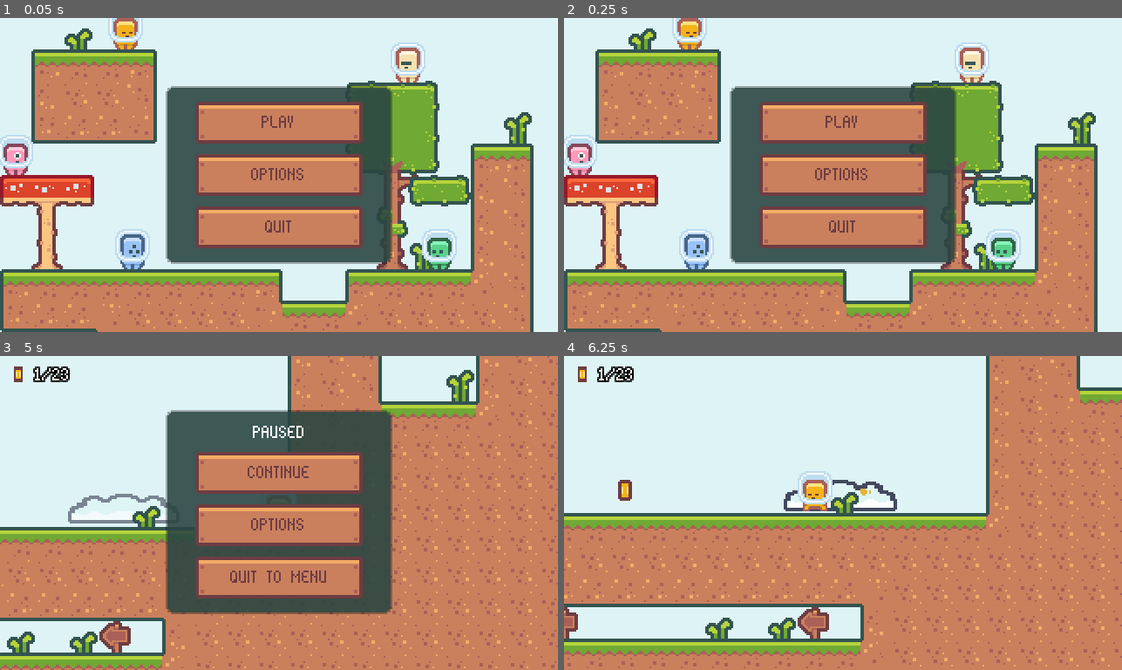
Above: before the commit, frames 1-4 (two rows, left to right).
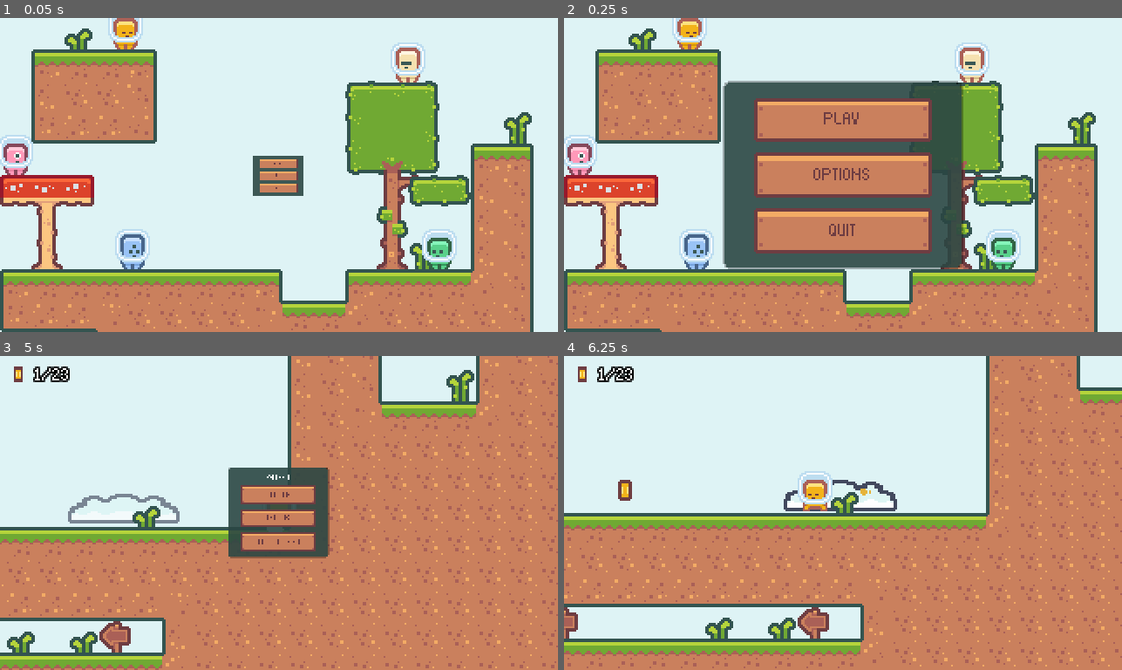
Above: after the commit, the same moments.

Repository: Yrainyw/2D-Platformer
Game: Godot game, scene res://Scenes/UI/mainMenu.tscn
Same seed, same stepped clock (60 frames per second), same inputs: the game is played once before the commit and once after it.
Inputs (mouse positions are in pixels of both pictures, inside the frame that each line leads up to):
- Up to frame 1 (0.05 s): no input
- Up to frame 2 (0.25 s): no input
- Up to frame 3 (5 s): click "PLAY" at 0.5 s; move the mouse to (401, 497) at 1.27 s; hold D (move_right) 1.28-2.78 s; tap K (dash) every 0.75 s from 1.35 to 4.35 s; tap J (jump) at 1.52, 2.27, 3.77, 4.52 s; move the mouse to (167, 528) at 2.02 s; move the mouse to (334, 443) at 2.77 s; hold A (move_left) 2.78-3.53 s; move the mouse to (251, 575) at 3.52 s; hold D (move_right) from 3.53 s (still down); move the mouse to (446, 560) at 4.27 s; tap Escape (pause) at 4.9 s
- Up to frame 4 (6.25 s): release D (move_right) at 5 s; click "CONTINUE" at 5 s; move the mouse to (675, 465) at 5.77 s; hold A (move_left) from 5.78 s (still down); tap K (dash) at 5.85 s; tap J (jump) at 6.02 s

The runs differ from the first frame. In frame 1, 22% of the frame differs, in the area x 29-71%, y 21-79%; in frame 2, 8.6%; in frame 3, 21%; in frame 4, nothing differs.

Commit message:
Animating UI Panels

Diff:
--- a/Scenes/UI/gameComplete.tscn
+++ b/Scenes/UI/gameComplete.tscn
@@ -1,12 +1,32 @@
-[gd_scene load_steps=5 format=2]
+[gd_scene load_steps=6 format=2]
 
 [ext_resource path="res://Scenes/UI/animatedButton.tscn" type="PackedScene" id=1]
 [ext_resource path="res://Resources/theme.tres" type="Theme" id=3]
 [ext_resource path="res://Scripts/gameComplete.gd" type="Script" id=4]
 [ext_resource path="res://Scenes/UI/menuBackground.tscn" type="PackedScene" id=5]
 
+[sub_resource type="Animation" id=1]
+resource_name = "default"
+length = 0.4
+tracks/0/type = "value"
+tracks/0/path = NodePath("MarginContainer/PanelContainer:rect_scale")
+tracks/0/interp = 2
+tracks/0/loop_wrap = true
+tracks/0/imported = false
+tracks/0/enabled = true
+tracks/0/keys = {
+"times": PoolRealArray( 0, 0.2, 0.3, 0.4 ),
+"transitions": PoolRealArray( 1, 1, 1, 1 ),
+"update": 0,
+"values": [ Vector2( 0, 0 ), Vector2( 1.1, 1.1 ), Vector2( 0.9, 0.9 ), Vector2( 1, 1 ) ]
+}
+
 [node name="GameComplete" type="CanvasLayer"]
 script = ExtResource( 4 )
+
+[node name="AnimationPlayer" type="AnimationPlayer" parent="."]
+autoplay = "default"
+anims/default = SubResource( 1 )
 
 [node name="MenuBackground" parent="." instance=ExtResource( 5 )]
 
@@ -23,6 +43,7 @@
 margin_top = 55.0
 margin_right = 254.0
 margin_bottom = 125.0
+rect_pivot_offset = Vector2( 94, 35 )
 size_flags_horizontal = 4
 size_flags_vertical = 4
 
--- a/Scenes/UI/mainMenu.tscn
+++ b/Scenes/UI/mainMenu.tscn
@@ -1,12 +1,32 @@
-[gd_scene load_steps=5 format=2]
+[gd_scene load_steps=6 format=2]
 
 [ext_resource path="res://Resources/theme.tres" type="Theme" id=1]
 [ext_resource path="res://Scenes/UI/animatedButton.tscn" type="PackedScene" id=2]
 [ext_resource path="res://Scripts/mainMenu.gd" type="Script" id=3]
 [ext_resource path="res://Scenes/UI/menuBackground.tscn" type="PackedScene" id=4]
 
+[sub_resource type="Animation" id=1]
+resource_name = "default"
+length = 0.4
+tracks/0/type = "value"
+tracks/0/path = NodePath("MarginContainer/PanelContainer:rect_scale")
+tracks/0/interp = 2
+tracks/0/loop_wrap = true
+tracks/0/imported = false
+tracks/0/enabled = true
+tracks/0/keys = {
+"times": PoolRealArray( 0, 0.2, 0.3, 0.4 ),
+"transitions": PoolRealArray( 1, 1, 1, 1 ),
+"update": 0,
+"values": [ Vector2( 0, 0 ), Vector2( 1.1, 1.1 ), Vector2( 0.9, 0.9 ), Vector2( 1, 1 ) ]
+}
+
 [node name="MainMenu" type="CanvasLayer"]
 script = ExtResource( 3 )
+
+[node name="AnimationPlayer" type="AnimationPlayer" parent="."]
+autoplay = "default"
+anims/default = SubResource( 1 )
 
 [node name="MenuBackground" parent="." instance=ExtResource( 4 )]
 
@@ -23,6 +43,7 @@
 margin_top = 40.0
 margin_right = 224.0
 margin_bottom = 140.0
+rect_pivot_offset = Vector2( 64, 50 )
 size_flags_horizontal = 4
 size_flags_vertical = 4
 
--- a/Scenes/UI/pauseMenu.tscn
+++ b/Scenes/UI/pauseMenu.tscn
@@ -1,13 +1,33 @@
-[gd_scene load_steps=5 format=2]
+[gd_scene load_steps=6 format=2]
 
 [ext_resource path="res://Scenes/UI/animatedButton.tscn" type="PackedScene" id=1]
 [ext_resource path="res://Scripts/animatedButton.gd" type="Script" id=2]
 [ext_resource path="res://Resources/theme.tres" type="Theme" id=3]
 [ext_resource path="res://Scripts/pauseMenu.gd" type="Script" id=4]
 
+[sub_resource type="Animation" id=1]
+resource_name = "default"
+length = 0.4
+tracks/0/type = "value"
+tracks/0/path = NodePath("MarginContainer/PanelContainer:rect_scale")
+tracks/0/interp = 2
+tracks/0/loop_wrap = true
+tracks/0/imported = false
+tracks/0/enabled = true
+tracks/0/keys = {
+"times": PoolRealArray( 0, 0.2, 0.3, 0.4 ),
+"transitions": PoolRealArray( 1, 1, 1, 1 ),
+"update": 0,
+"values": [ Vector2( 0, 0 ), Vector2( 1.1, 1.1 ), Vector2( 0.9, 0.9 ), Vector2( 1, 1 ) ]
+}
+
 [node name="PauseMenu" type="CanvasLayer"]
 pause_mode = 2
 script = ExtResource( 4 )
+
+[node name="AnimationPlayer" type="AnimationPlayer" parent="."]
+autoplay = "default"
+anims/default = SubResource( 1 )
 
 [node name="MarginContainer" type="MarginContainer" parent="."]
 anchor_right = 1.0
@@ -22,6 +42,7 @@
 margin_top = 32.0
 margin_right = 224.0
 margin_bottom = 147.0
+rect_pivot_offset = Vector2( 64, 57 )
 size_flags_horizontal = 4
 size_flags_vertical = 4
 
